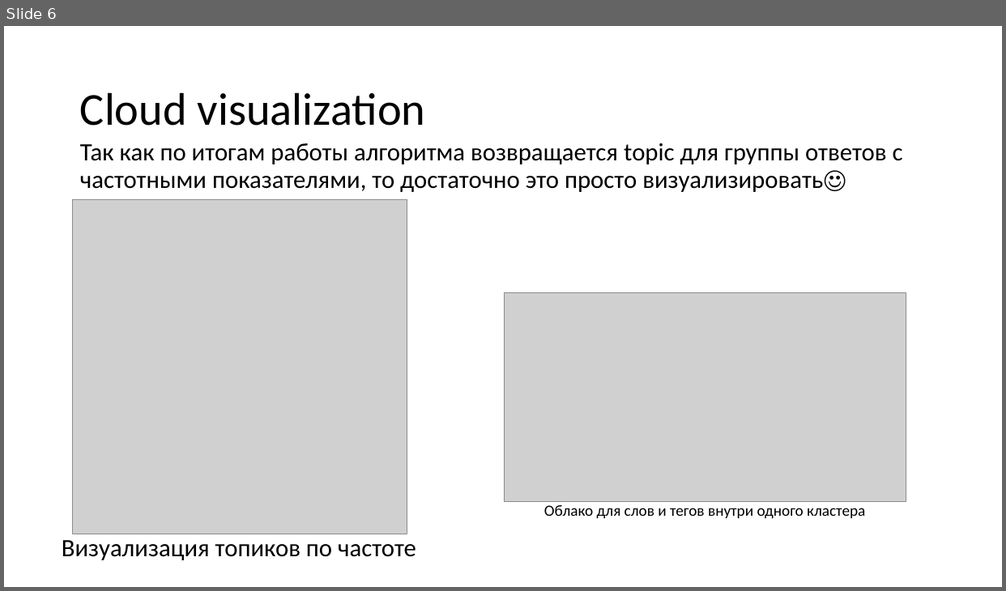
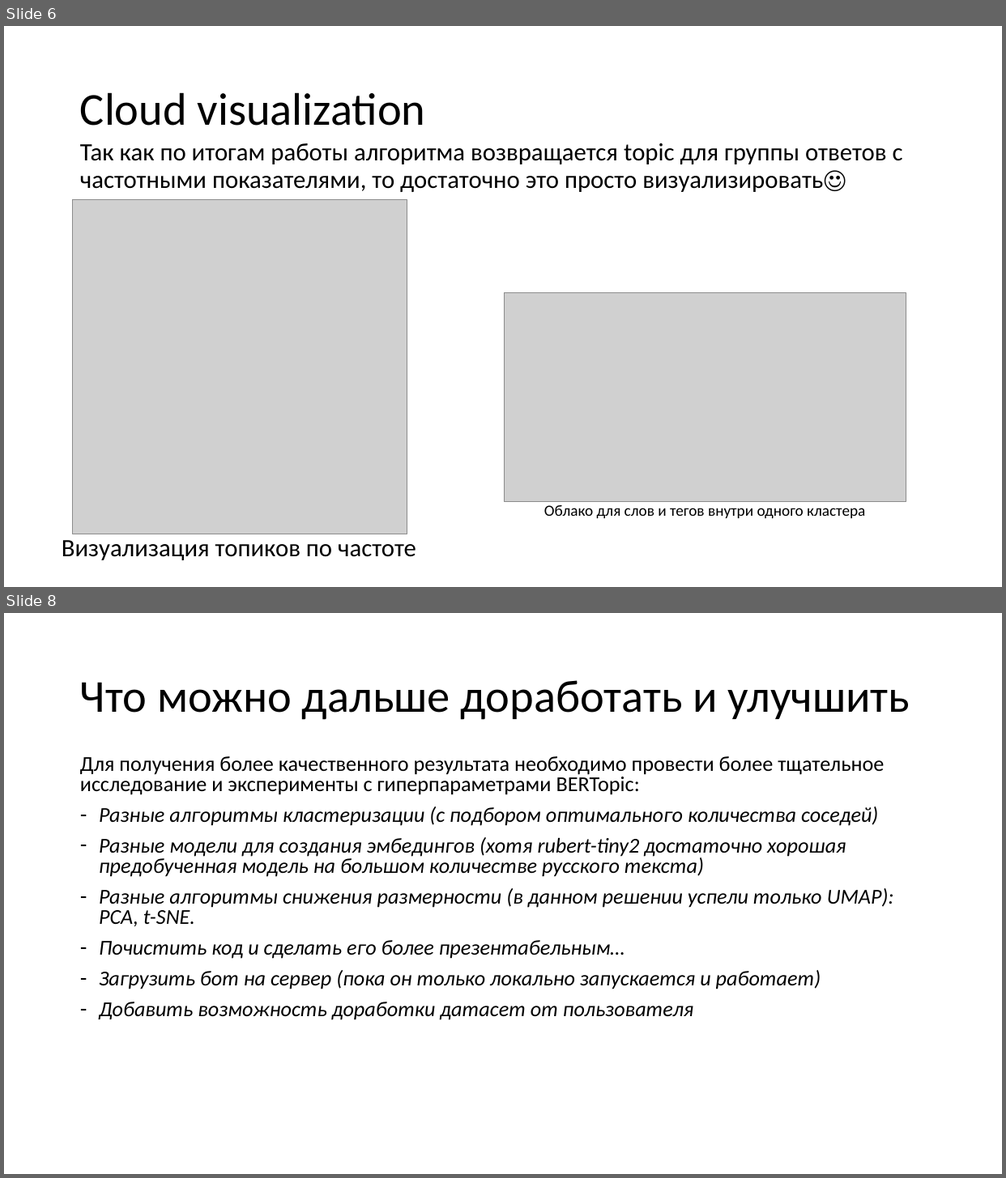
Before and after one commit to Adelaaas/it_hack_Rosatom, a slide deck: Хакатон «Шаг в карьеру.pptx. Shown one above the other, each under a label of ours: slide 6 before the commit, slides 6 and 8 after it; the slides between them are not shown. The pictures are 1006x591 and 1006x1178 pixels, drawn with LibreOffice and Linux fonts; fonts in the diff are those of the drawing; grey boxes stand for pictures. Boxes give left, top, right and bottom in pixels: in the first picture for what was removed or moved away, otherwise in the second. Text is boxed around its words. In the diff, an @@ line names an element or a change of style, - is before the commit and + after.

```diff
--- a/Хакатон «Шаг в карьеру.pptx
+++ b/Хакатон «Шаг в карьеру.pptx
@@ slide 8 added at <box>4,613,1002,1174</box>, background #FFFFFF @@
@@ title added at <box>80,680,910,720</box>, 44 pt, text #000000 @@
+Что можно дальше доработать и улучшить
@@ text added at <box>80,756,894,1020</box>, 20.4 pt, text #000000, italic @@
+Для получения более качественного результата необходимо провести более тщательное исследование и эксперименты с гиперпараметрами BERTopic:
+– Разные алгоритмы кластеризации (с подбором оптимального количества соседей)
+– Разные модели для создания эмбедингов (хотя rubert-tiny2 достаточно хорошая предобученная модель на большом количестве русского текста)
+– Разные алгоритмы снижения размерности (в данном решении успели только UMAP): PCA, t-SNE.
+– Почистить код и сделать его более презентабельным…
+– Загрузить бот на сервер (пока он только локально запускается и работает)
+– Добавить возможность доработки датасет от пользователя
```
Also in this commit, not shown: 1 slide changed, 3 other files.
